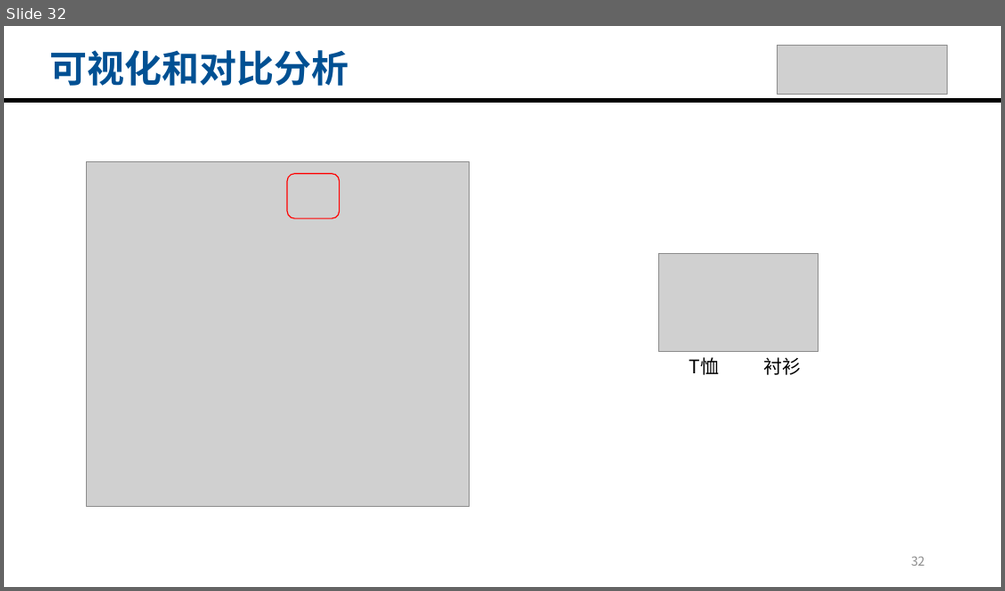
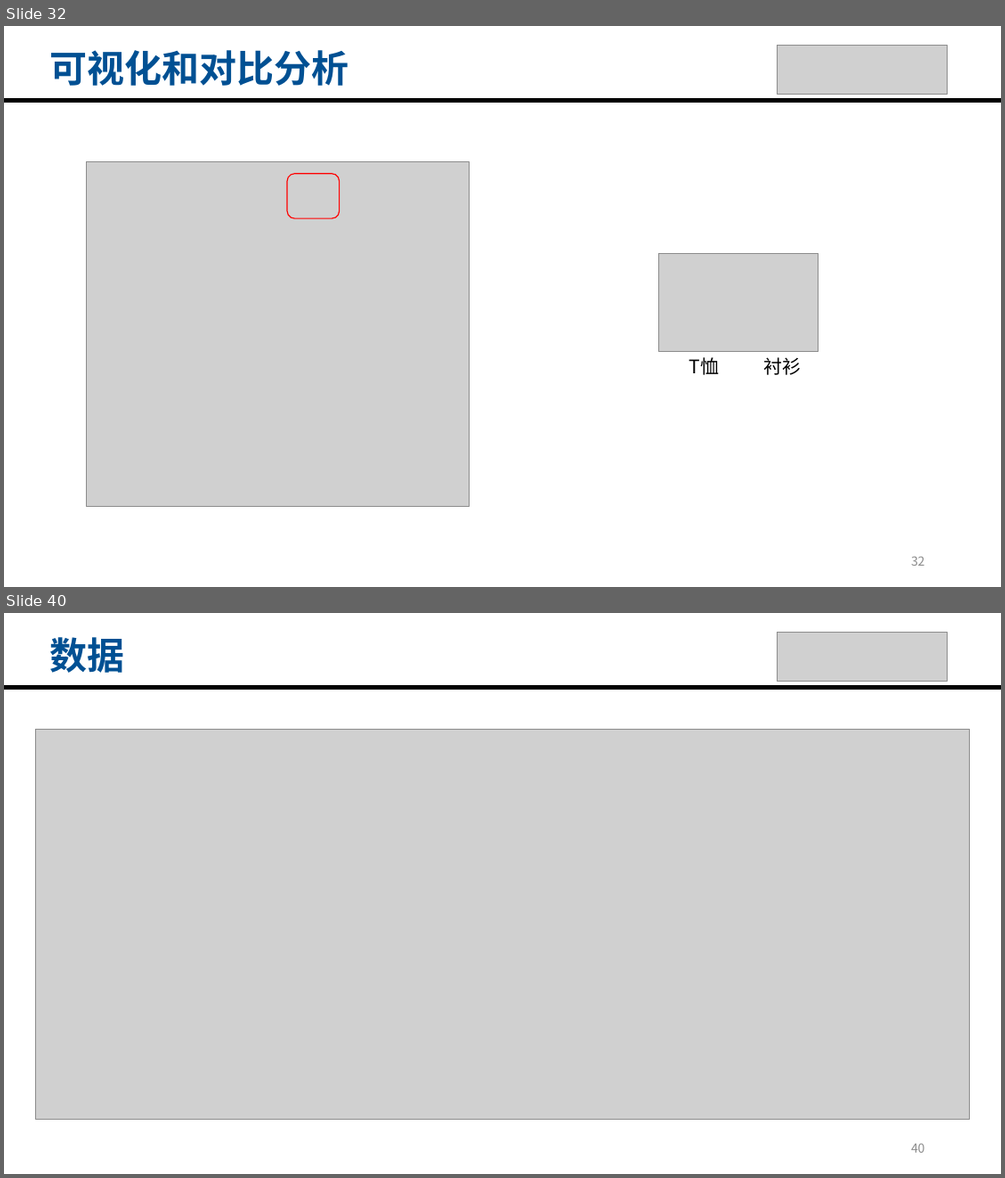
Before and after one commit to c4chuan/HomeWork, a slide deck: 2024/DataMiningandAnalysis/空白模板.pptx. Shown one above the other, each under a label of ours: slide 32 before the commit, slides 32 and 40 after it; the slides between them are not shown. The pictures are 1005x591 and 1005x1178 pixels, drawn with LibreOffice and Linux fonts; fonts in the diff are those of the drawing; grey boxes stand for pictures. Boxes give left, top, right and bottom in pixels: in the first picture for what was removed or moved away, otherwise in the second. Text is boxed around its words. In the diff, an @@ line names an element or a change of style, - is before the commit and + after.

```diff
--- a/2024/DataMiningandAnalysis/空白模板.pptx
+++ b/2024/DataMiningandAnalysis/空白模板.pptx
@@ slide 40 added at [4,613,1001,1174], background #FFFFFF @@
@@ text added at [50,637,125,673], 36 pt, text #005093, bold @@
+数据
@@ picture added at [777,633,947,682] @@
@@ line added from (4, 687) to (1001, 687), #000000 4.5 pt @@
@@ picture added at [35,729,971,1119] @@
@@ page number added at [911,1143,925,1152], 12 pt, text #8C8C8C @@
+40
```
Also in this commit, not shown: 7 other slides added, 8 other files.
